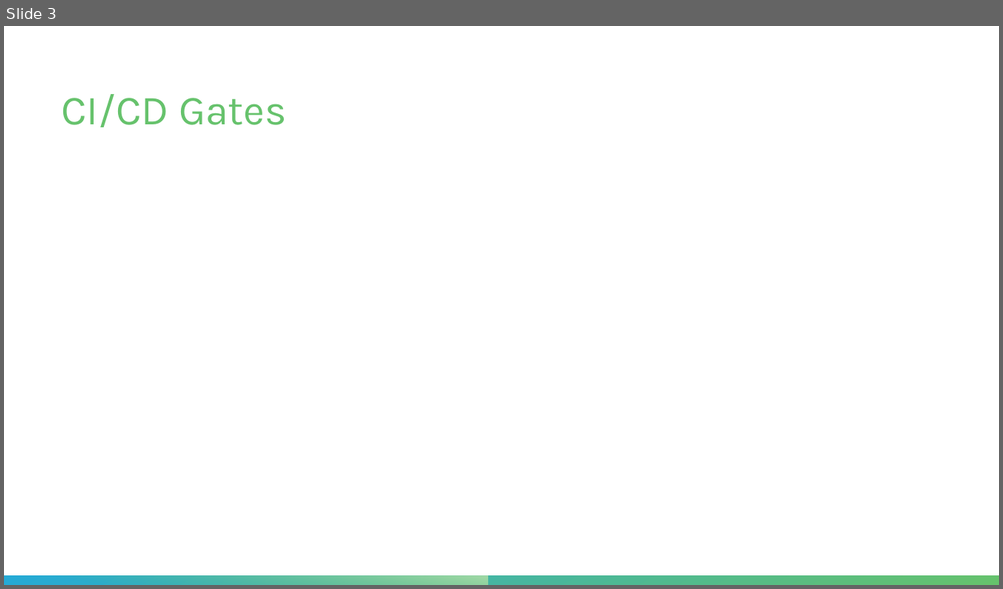
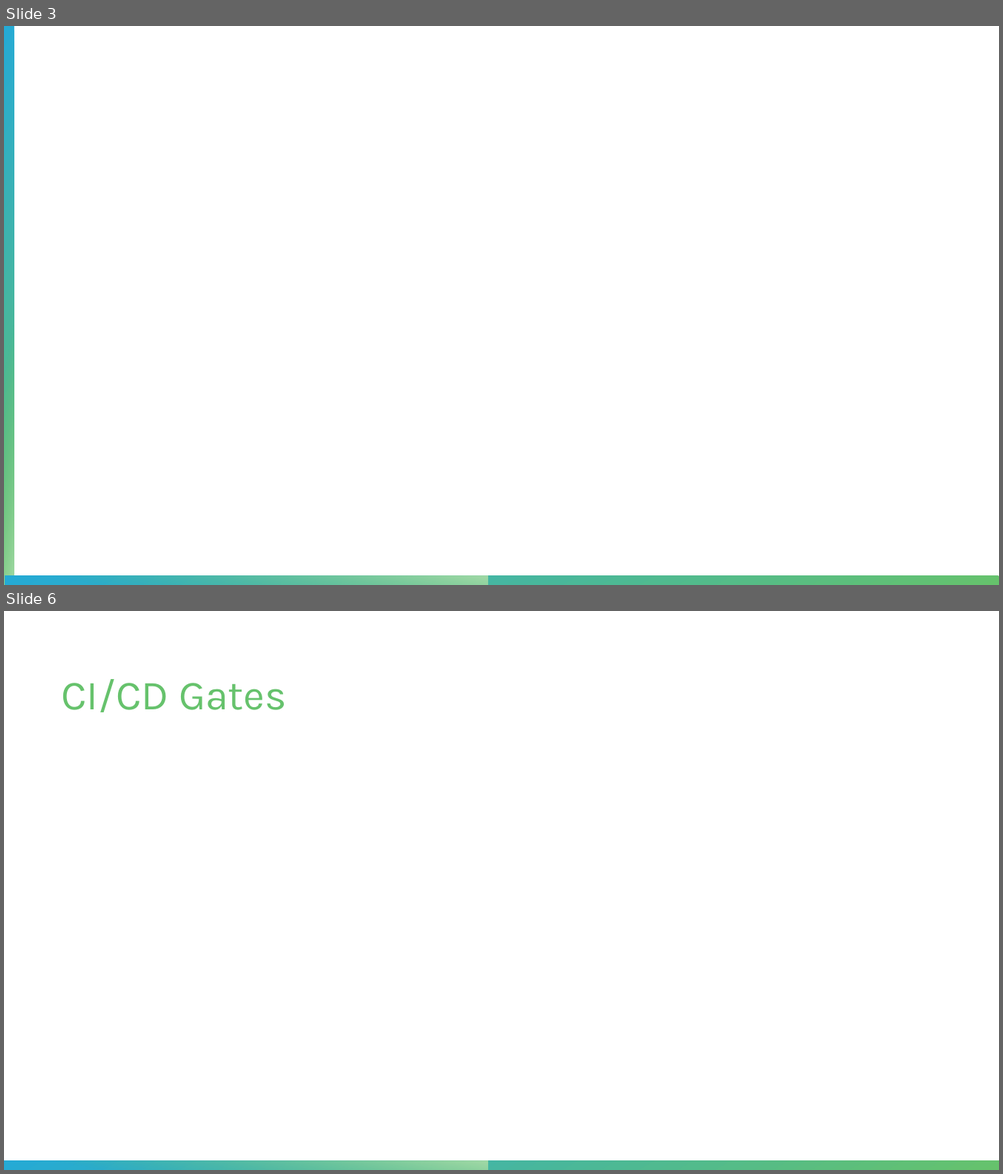
Before and after one commit to PaullyDK/DevSecOpsProjOne, a slide deck: Presentation/proj1.pptx. Shown one above the other, each under a label of ours: slide 3 before the commit, slides 3 and 6 after it; the slides between them are not shown. The pictures are 1003x589 and 1003x1174 pixels, drawn with LibreOffice and Linux fonts; fonts in the diff are those of the drawing; background and template pictures are left out. Boxes give left, top, right and bottom in pixels: in the first picture for what was removed or moved away, otherwise in the second. Text is boxed around its words. In the diff, an @@ line names an element or a change of style, - is before the commit and + after.

```diff
--- a/Presentation/proj1.pptx
+++ b/Presentation/proj1.pptx
@@ slide 3 added at (x1=4, y1=26, x2=999, y2=585), background picture (left out) @@
@@ rectangle added at (x1=4, y1=26, x2=14, y2=585), fill gradient #25AAD5 to #66C26C @@
@@ rectangle added at (x1=4, y1=314, x2=14, y2=585), fill gradient #66C26C to #A3DAA7 @@
@@ rectangle added at (x1=5, y1=577, x2=999, y2=585), fill gradient #66C26C to #25AAD5 @@
@@ rectangle added at (x1=5, y1=577, x2=487, y2=585), fill gradient #66C26C to #A3DAA7 @@
@@ what was slide 3 is now slide 6 @@
```
Also in this commit, not shown: 2 slides changed, 2 other slides added, 1 other file.
